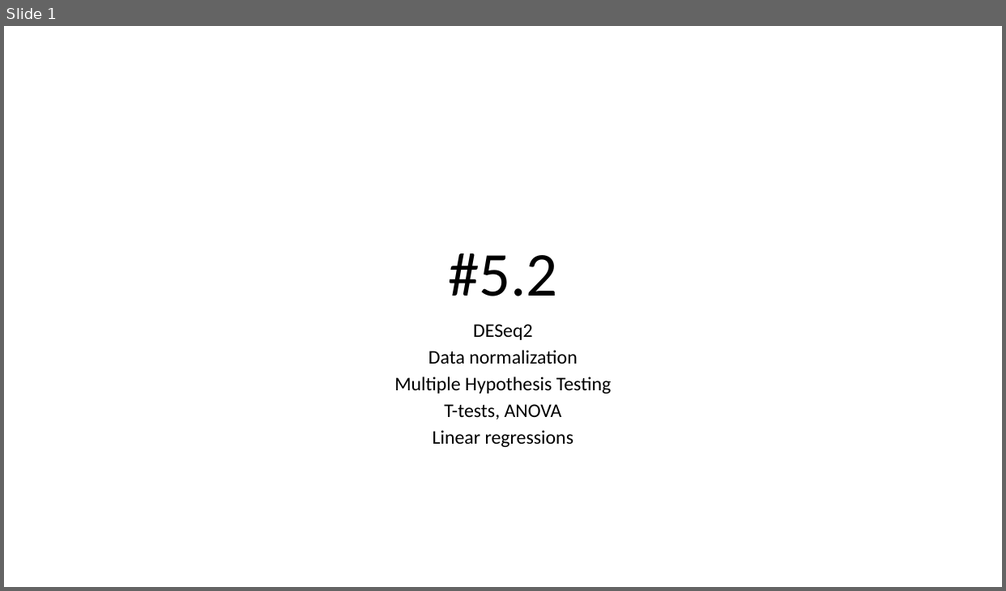
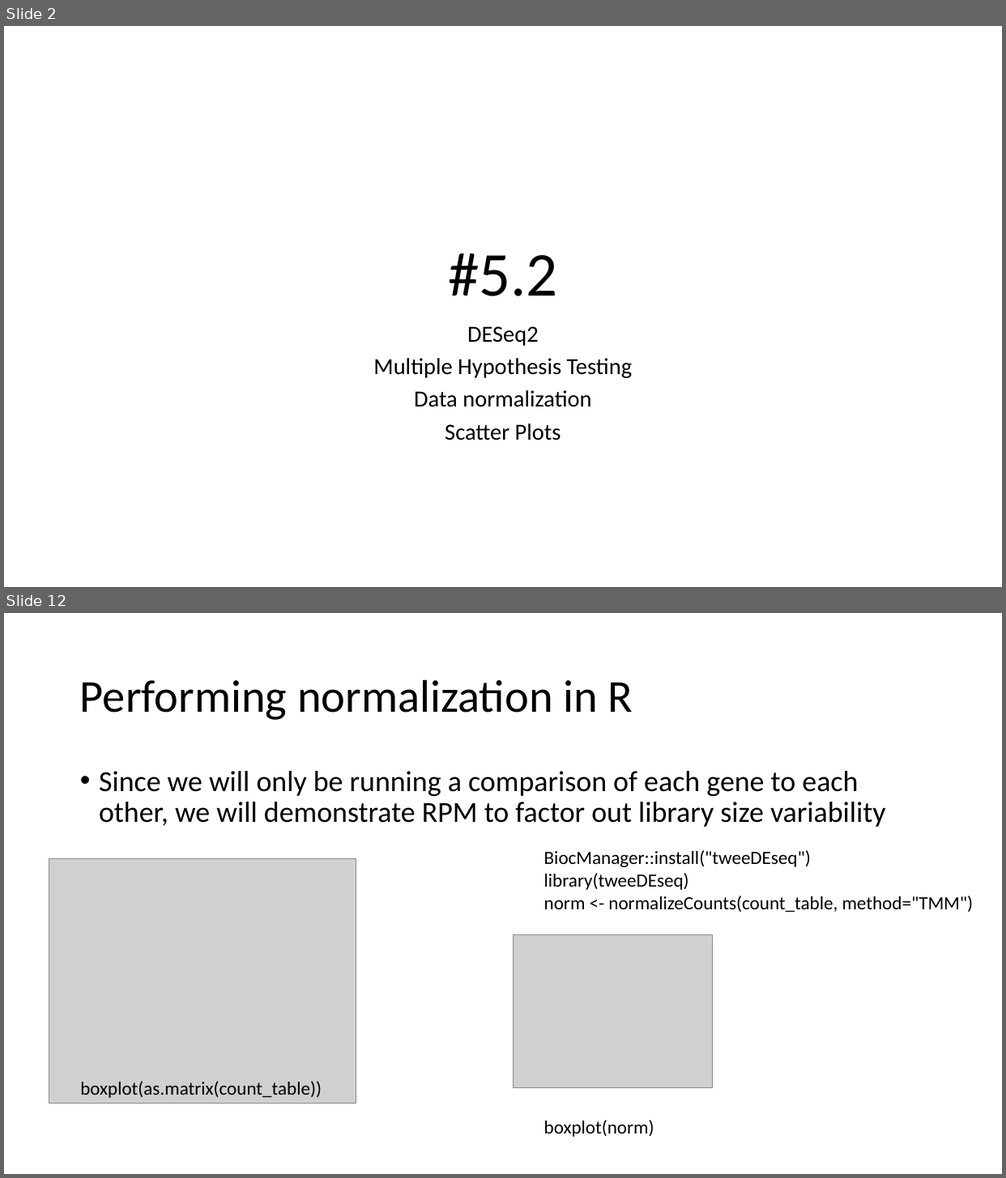
Before and after one commit to j-berg/bioinformatics-bootcamp, a slide deck: class_5_2/class_5_2.pptx. Shown one above the other, each under a label of ours: slide 1 before the commit, slides 2 and 12 after it; the slides between them are not shown. The pictures are 1006x591 and 1006x1178 pixels, drawn with LibreOffice and Linux fonts; fonts in the diff are those of the drawing; grey boxes stand for pictures. Boxes give left, top, right and bottom in pixels: in the first picture for what was removed or moved away, otherwise in the second. Text is boxed around its words. In the diff, an @@ line names an element or a change of style, - is before the commit and + after.

```diff
--- a/class_5_2/class_5_2.pptx
+++ b/class_5_2/class_5_2.pptx
@@ slide 12 added at (4, 613, 1002, 1174), background #FFFFFF @@
@@ title added at (80, 679, 633, 720), 44 pt, text #000000 @@
+Performing normalization in R
@@ text added at (99, 771, 886, 827), 28 pt, text #000000 @@
+• Since we will only be running a comparison of each gene to each other, we will demonstrate RPM to factor out library size variability
@@ text added at (544, 850, 974, 1137), 18 pt, text #000000 @@
+BiocManager::install("tweeDEseq")
+library(tweeDEseq)
+norm <- normalizeCounts(count_table, method="TMM")
+boxplot(norm)
@@ picture added at (49, 858, 356, 1103) @@
@@ picture added at (513, 935, 713, 1088) @@
@@ text added at (80, 1081, 322, 1098), 18 pt, text #000000 @@
+boxplot(as.matrix(count_table))
@@ what was slide 1 is now slide 2 @@
@@ slide 2 changed as well @@
@@ subtitle at (414, 327, 591, 408): size 18.6 to 22.2 pt in "DESeq2", "Data normalization"; line spacing 0.7 to 0.8 @@
@@ subtitle at (373, 358, 633, 378): paragraph added @@
+Multiple Hypothesis Testing
@@ subtitle at (445, 424, 561, 441): text changed; size 18.6 to 22.2 pt @@
-Multiple Hypothesis Testing
-T-tests, ANOVA
-Linear regressions
+Scatter Plots
```
Also in this commit, not shown: 12 other slides added, 7 other files.
